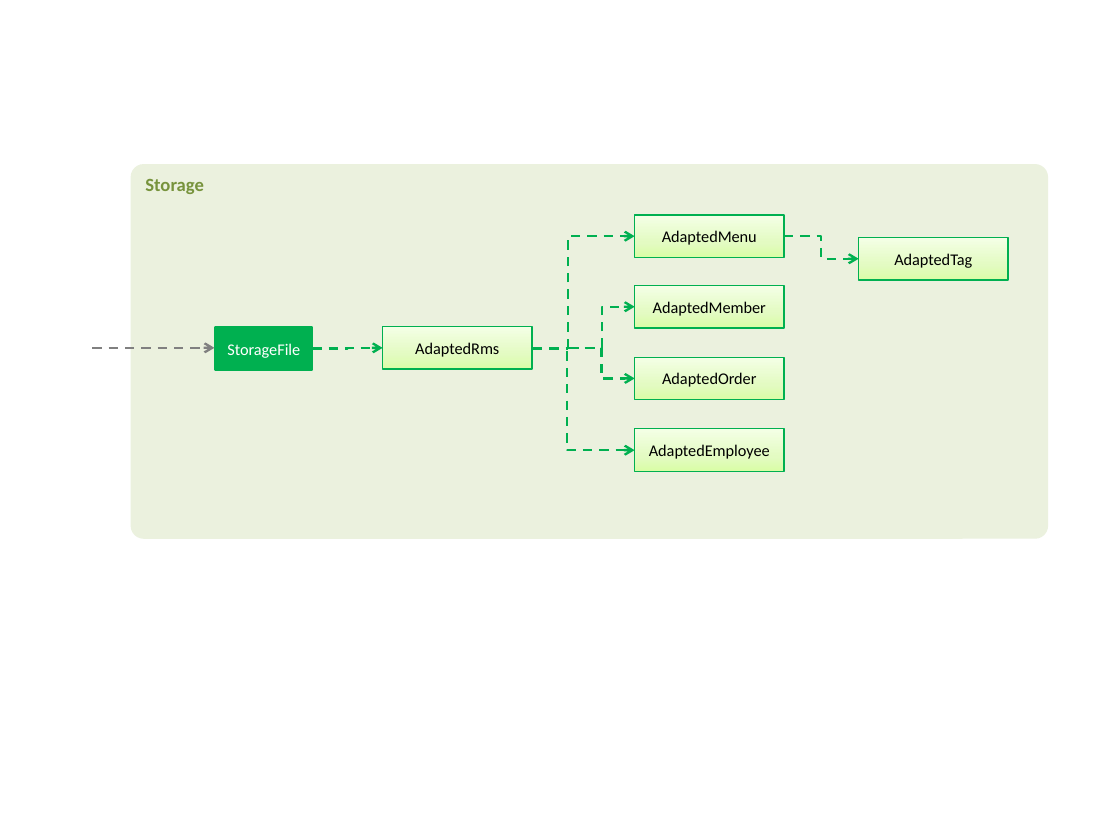
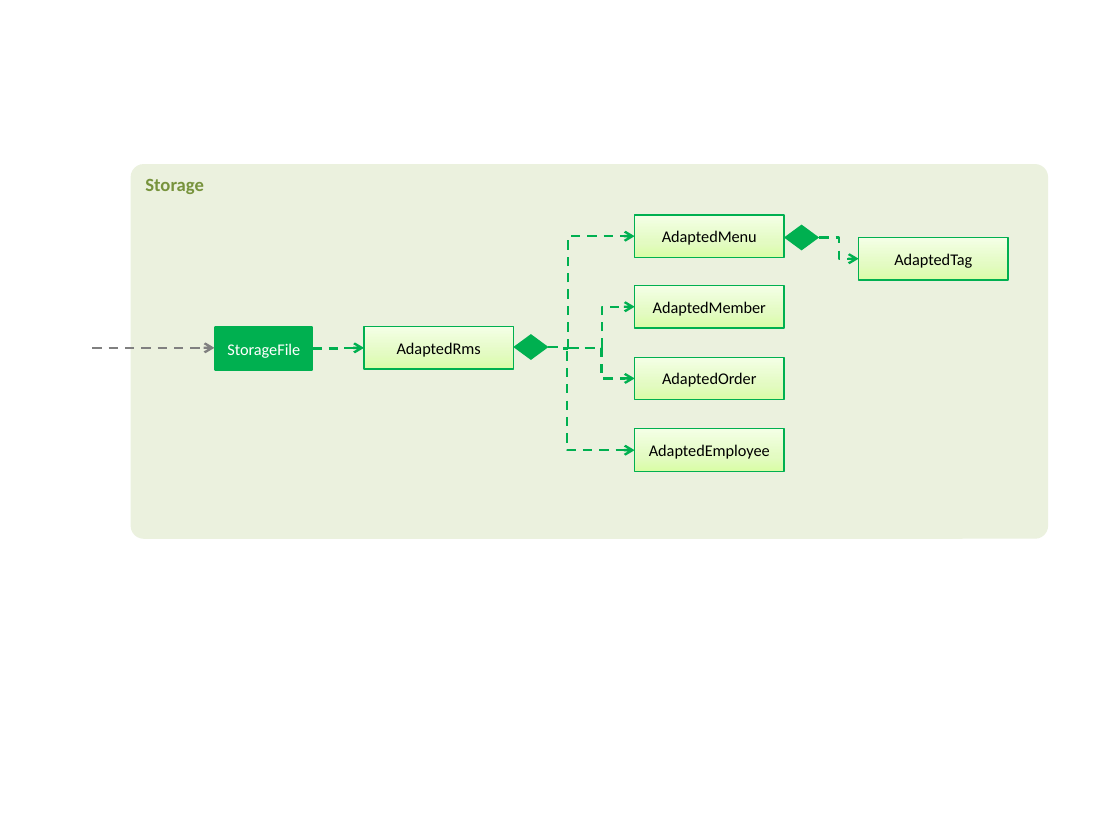
Before and after one commit to CS2113-AY1819S1-F09-2/addressbook-level3, a slide deck: slide 3 of docs/Diagrams.pptx. Drawn at 1120x840 pixels with LibreOffice and Linux fonts; fonts in the diff are those of the drawing. Boxes give left, top, right and bottom in pixels: in the first picture for what was removed or moved away, otherwise in the second. Text is boxed around its words. In the diff, an @@ line names an element or a change of style, - is before the commit and + after.

```diff
--- a/docs/Diagrams.pptx
+++ b/docs/Diagrams.pptx
@@ diamond added at box(784, 225, 819, 251), fill #00B050 @@
@@ elbow arrow moved from (784, 236) - (859, 259) to (819, 237) - (859, 259) @@
@@ rectangle "AdaptedRms": place and size @@
-rectangle "AdaptedRms" at box(383, 327, 532, 370)
+rectangle "AdaptedRms" at box(364, 327, 513, 370)
@@ elbow arrow moved from (312, 348) - (383, 348) to (312, 348) - (364, 348) @@
@@ diamond added at box(513, 334, 548, 360), fill #00B050 @@
@@ elbow line moved from (533, 348) - (568, 348) to (549, 347) - (568, 348) @@
```
Also in this commit, not shown: 1 other file.
